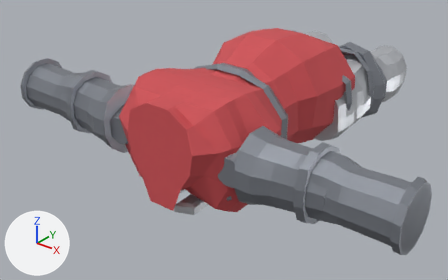
The glTF model client/public/models/armour/armor_brigandine.glb as it was, and as the next commit left it.
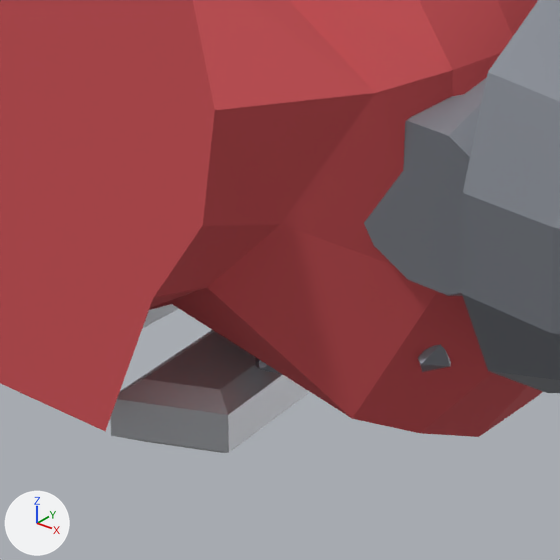
There are two pictures of each version: one whole from a camera (50 mm lens) standing at (1.778, -3.807, 1.302) and looking at (-0.138, -1.412, -0.183), one close up on the part from 35% to 56% of the width and 49% to 83% of the height. The lights are fixed; the arrows at lower left show +X, +Y and +Z. The first two pictures are the older version. Vertices at exactly the same position are counted once.

Objects in the first close-up: 'Torso', 'UpperArmL'.
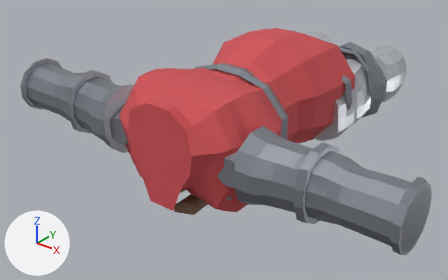
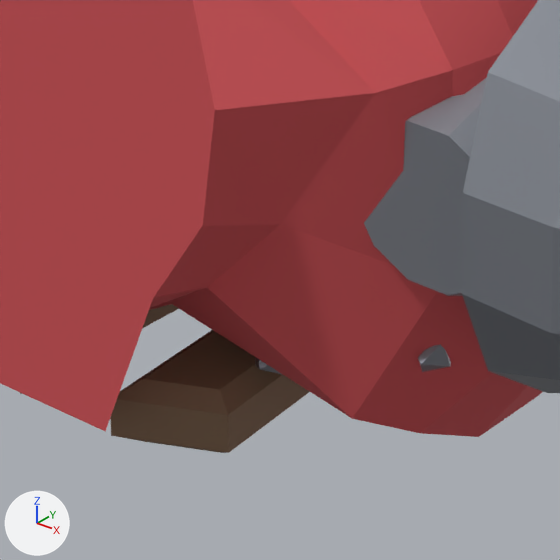
Scene script edits in JSON lines:
```json
{"op": "add", "block": "mat_darkbrown", "code": ["mat_darkbrown = bpy.data.materials.new('DarkBrown')", "# nodes: BsdfPrincipled, Mix, OutputMaterial, VertexColor", "# colours: brown #7c614b, mixed with the vertex colours"]}
{"block": "me_torso_001", "where": "me_torso_001.from_pydata(...)  # 407 vertices, 694 faces; spans x -0.47..0.47, y -2.05..-1.495, z -0.282..0.3"}
{"block": "me_torso_001", "where": "# used by ob_torso; location = (0.0, 0.0, 0.0)"}
{"block": "me_torso_001", "change": "me_torso_001 part 1: all 56 faces that had it switch from mat_steel to mat_darkbrown"}
```

Boxes (x1, y1, x2, y2) around the edits, measured in the close-ups (560 x 560 px):
```json
{"part": 1, "of": "me_torso_001", "change": "recoloured", "before": [20, 304, 310, 453], "after": [20, 304, 310, 453], "on screen": "darker"}
```
